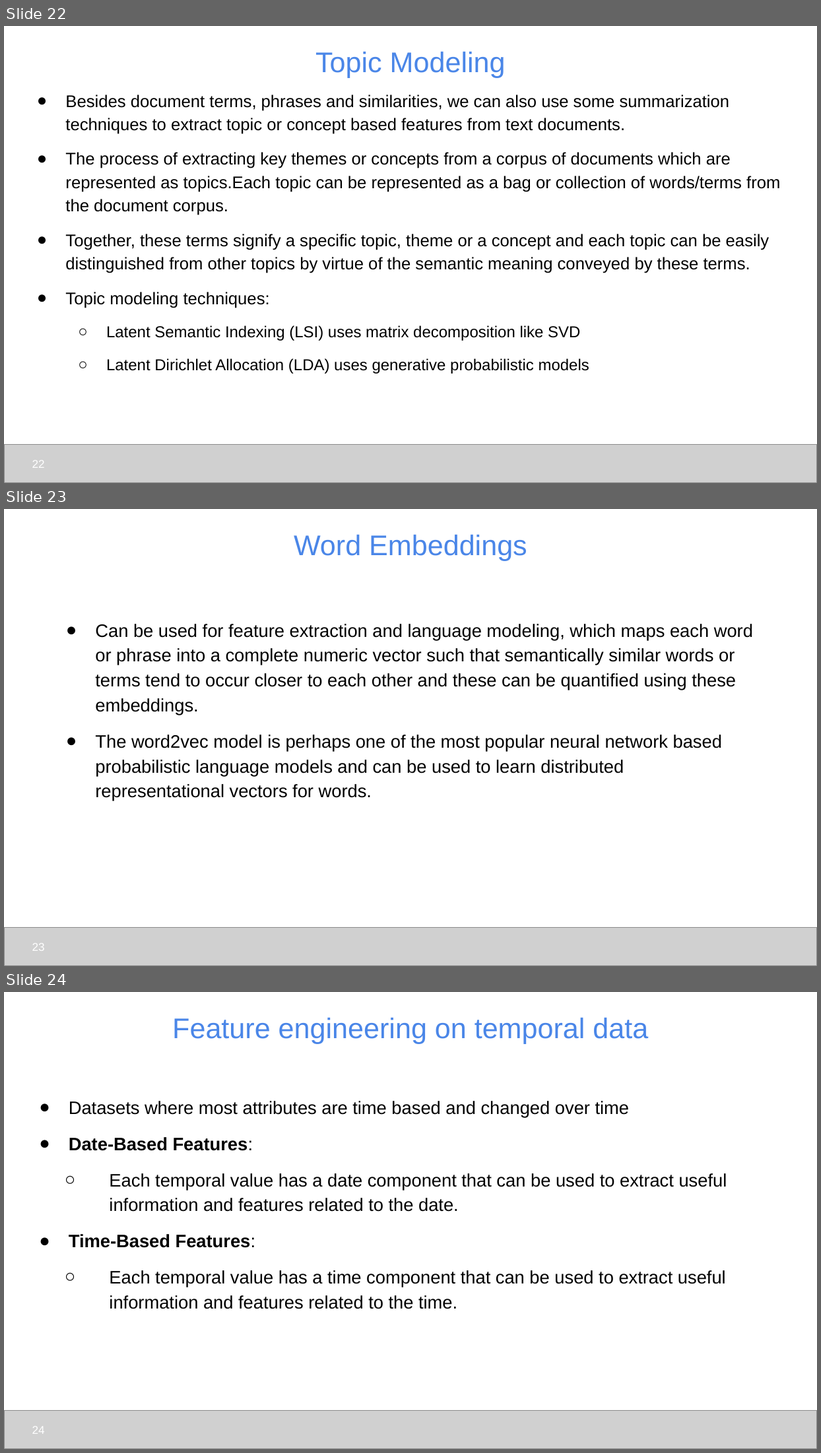
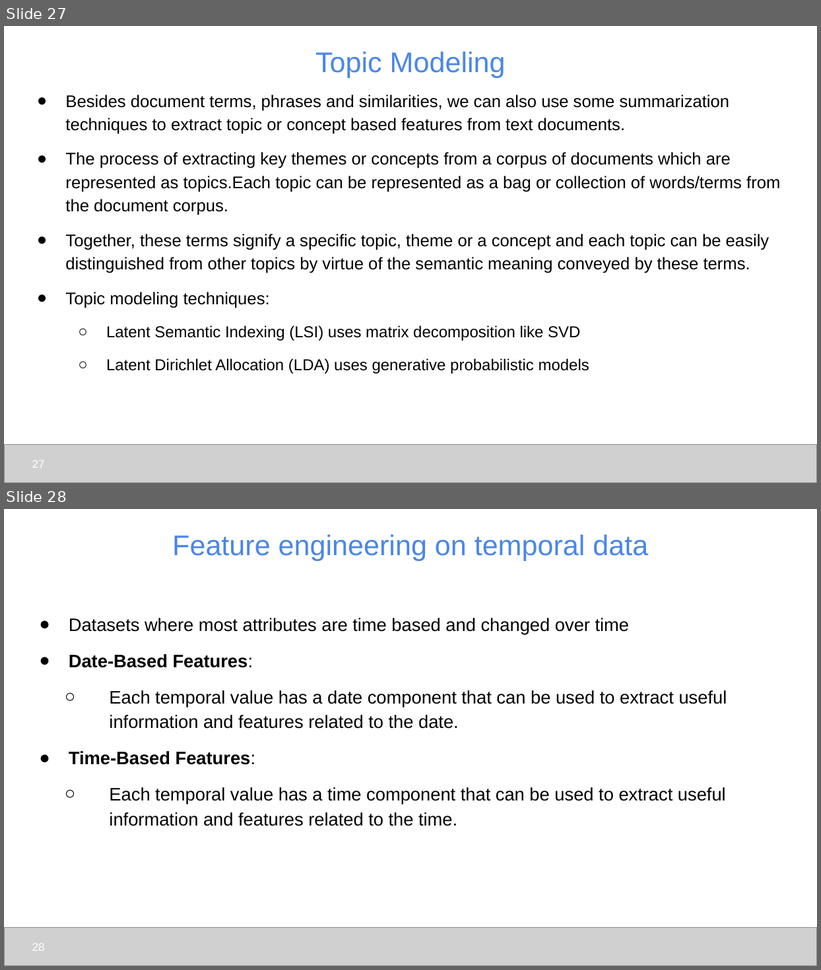
Before and after one commit to udel-cbcb/al_ml_workshop, a slide deck: Day_3/Lectures/Day_3_Lecture_Feature_Engineering_Scaling_Selection.pptx. Shown one above the other, each under a label of ours: slides 22, 23 and 24 before the commit, slides 27 and 28 after it. The pictures are 821x1453 and 821x970 pixels, drawn with LibreOffice and Linux fonts; fonts in the diff are those of the drawing; grey boxes stand for pictures. Boxes give left, top, right and bottom in pixels: in the first picture for what was removed or moved away, otherwise in the second. Text is boxed around its words. In the diff, an @@ line names an element or a change of style, - is before the commit and + after.

```diff
--- a/Day_3/Lectures/Day_3_Lecture_Feature_Engineering_Scaling_Selection.pptx
+++ b/Day_3/Lectures/Day_3_Lecture_Feature_Engineering_Scaling_Selection.pptx
@@ slide 23 removed at [4, 509, 817, 966], background #FFFFFF @@
@@ title removed at [294, 534, 527, 560] @@
-Word Embeddings
@@ text removed at [95, 624, 753, 801] @@
-● Can be used for feature extraction and language modeling, which maps each word or phrase into a complete numeric vector such that semantically similar words or terms tend to occur closer to each other and these can be quantified using these embeddings.
-● The word2vec model is perhaps one of the most popular neural network based probabilistic language models and can be used to learn distributed representational vectors for words.
@@ picture removed at [4, 927, 817, 966] @@
@@ page number removed at [32, 943, 45, 951] @@
-23
@@ what was slide 22 is now slide 27 @@
@@ page number at [32, 460, 45, 468]: text changed @@
-22
+27
@@ what was slide 24 is now slide 28 @@
@@ page number at [32, 943, 45, 951]: text changed @@
-24
+28
```
Also in this commit, not shown: 1 slide changed, 5 slides added, 14 other files.
